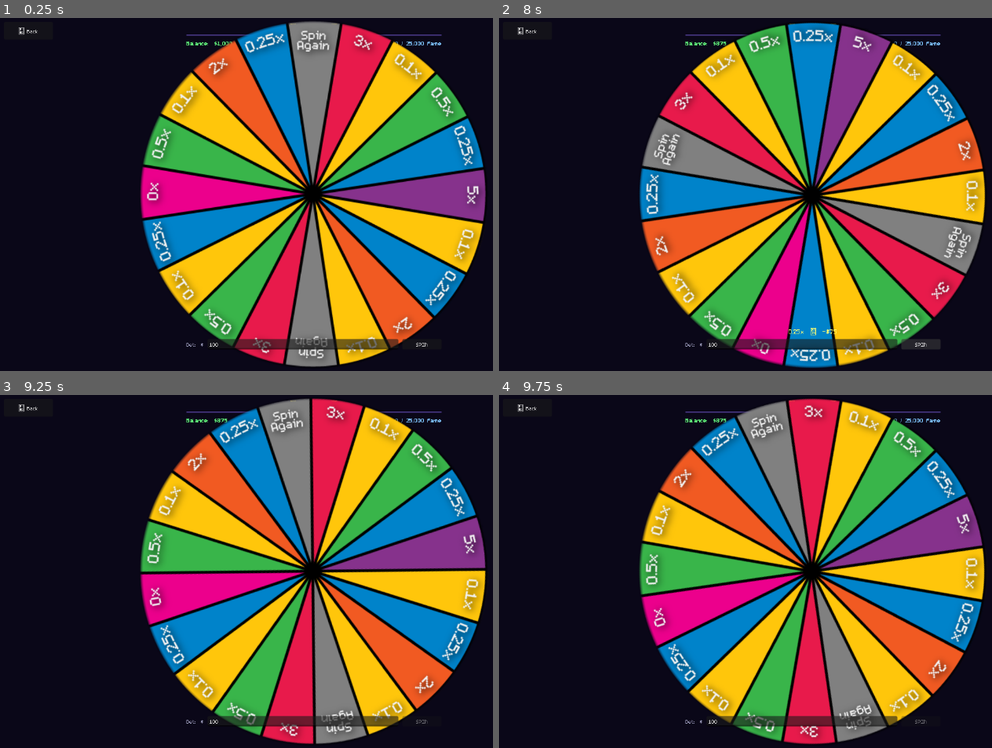
Above: before the commit, frames 1-4 (two rows, left to right).
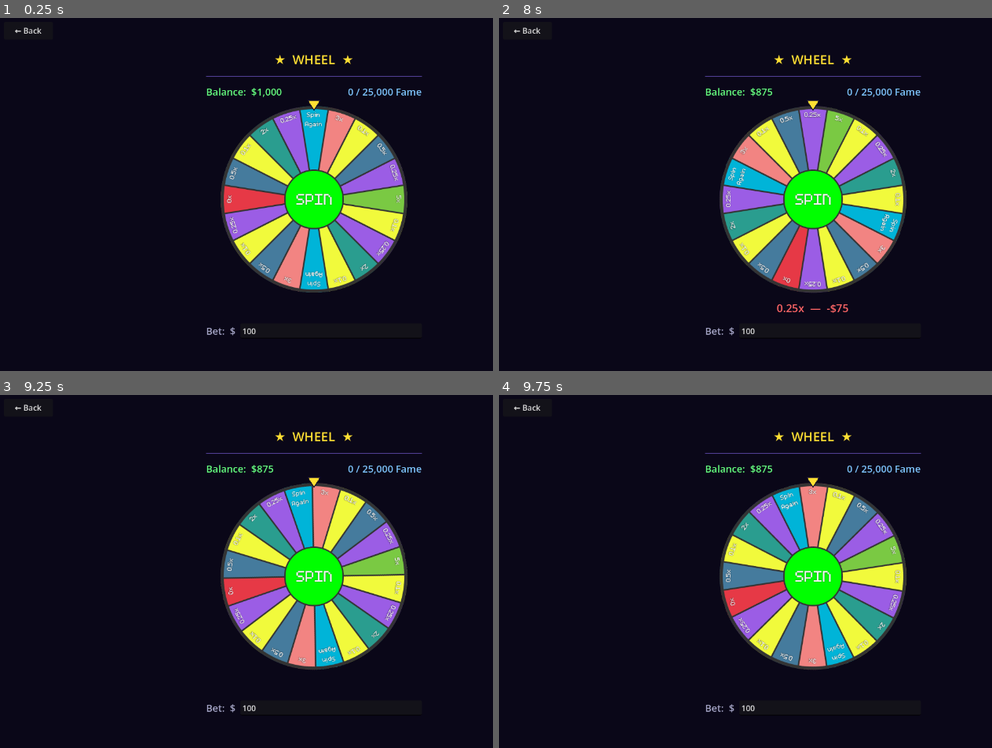
Above: after the commit, the same moments.

Repository: raulg-prog/Bust
Game: Godot game, scene res://scenes/games/wheel/Wheel.tscn
Two runs of this game, one before a commit and one after it. Both use one fixed random seed, a clock stepped at 60 frames per second and the inputs below. This scene is started directly instead of the project's main scene.
Inputs (mouse positions are in pixels of both pictures, inside the frame that each line leads up to; where the layout moved, square brackets give the same spot in the first picture):
- Up to frame 1 (0.25 s): no input
- Up to frame 2 (8 s): click (814, 201) [922, 342] at 0.5 s; click "← Back" at 1.25 s; click (814, 201) [922, 342] at 4.25 s
- Up to frame 3 (9.25 s): click (315, 578) [423, 719] at 8 s
- Up to frame 4 (9.75 s): no input

The runs differ from the first frame. In frame 1, 52% of the frame differs, in the area x 3-99%, y 0-99%; in frame 2, 53%, in the area x 3-99%, y 1-100%; in frame 3, 52%; in frame 4, 52%.

Commit message:
Complete Wheel game rebuild with calibrated spin landing
- Rebuilt Wheel.tscn using HiLo VBoxContainer layout
- New Wheel.png + SpinBtn.png assets replace old procedural wheel
- SpinButton is TextureButton (BaseButton in script), centered via anchor 0.5/0.5
- PivotMarker node for reliable pivot_offset; awaits 2 frames in _ready()
- wheel_overlay.gd draws gold pointer triangle at 12 o'clock (no rotation)
- WheelContainer locked in editor to prevent accidental moves
- randomize() added for proper RNG seeding each run
- SEGMENTS[16-19] corrected (cyclic shift vs PNG — now EV=1.0)
- Landing formula: -win_idx * seg_angle (no +0.5; PNG centres at exact multiples)
- Removed m5x7 font from theme; ASCII icons in HiLo + CoinFlip scenes
- CLAUDE.md updated with full Wheel documentation and session notes

Co-Authored-By: Claude Sonnet 4.6 <noreply@anthropic.com>

Diff:
--- a/default_theme.tres
+++ b/default_theme.tres
@@ -1,15 +1,8 @@
-[gd_resource type="Theme" format=3]
-
-[ext_resource type="FontFile" path="res://Assets/Fonts/m5x7.ttf" id="1_font"]
+[gd_resource type="Theme" format=3 uid="uid://rsfa6vcv8ct"]
 
 [resource]
-default_font = ExtResource("1_font")
 default_font_size = 16
-Button/fonts/font = ExtResource("1_font")
 Button/font_sizes/font_size = 16
-Label/fonts/font = ExtResource("1_font")
 Label/font_sizes/font_size = 16
-LineEdit/fonts/font = ExtResource("1_font")
 LineEdit/font_sizes/font_size = 16
-RichTextLabel/fonts/normal_font = ExtResource("1_font")
 RichTextLabel/font_sizes/normal_font_size = 16
--- a/scenes/games/coinflip/CoinFlip.tscn
+++ b/scenes/games/coinflip/CoinFlip.tscn
@@ -41,7 +41,7 @@
 horizontal_alignment = 1
 theme_override_font_sizes/font_size = 26
 theme_override_colors/font_color = Color(1.0, 0.878, 0.2, 1)
-text = "♣  COIN FLIP  ♦"
+text = "*  COIN FLIP  *"
 
 [node name="TitleDivider" type="PanelContainer" parent="Center/GameArea"]
 layout_mode = 2
@@ -100,7 +100,7 @@
 layout_mode = 2
 size_flags_horizontal = 3
 modulate = Color(1.0, 0.878, 0.2, 1)
-text = "▲  HEADS"
+text = "^  HEADS"
 
 [node name="FlipButton" type="Button" parent="Center/GameArea/SelectionRow"]
 unique_name_in_owner = true
@@ -115,7 +115,7 @@
 layout_mode = 2
 size_flags_horizontal = 3
 modulate = Color(0.5, 0.78, 1.0, 1)
-text = "▼  TAILS"
+text = "v  TAILS"
 
 [node name="CashOutButton" type="Button" parent="Center/GameArea"]
 unique_name_in_owner = true
@@ -162,4 +162,4 @@
 offset_top = 8.0
 offset_right = 108.0
 offset_bottom = 44.0
-text = "← Back"
+text = "< Back"
--- a/scenes/games/hilo/HiLo.tscn
+++ b/scenes/games/hilo/HiLo.tscn
@@ -48,7 +48,7 @@
 horizontal_alignment = 1
 theme_override_font_sizes/font_size = 26
 theme_override_colors/font_color = Color(1.0, 0.878, 0.2, 1)
-text = "♠  HI-LO  ♥"
+text = "*  HI-LO  *"
 
 [node name="TitleDivider" type="PanelContainer" parent="Center/GameArea"]
 layout_mode = 2
@@ -134,7 +134,7 @@
 size_flags_horizontal = 3
 modulate = Color(0.6, 1.0, 0.6, 1)
 disabled = true
-text = "▲  HIGHER OR SAME"
+text = "^  HIGHER OR SAME"
 
 [node name="LowerCol" type="VBoxContainer" parent="Center/GameArea/ActionArea"]
 layout_mode = 2
@@ -155,7 +155,7 @@
 size_flags_horizontal = 3
 modulate = Color(1.0, 0.5, 0.5, 1)
 disabled = true
-text = "▼  LOWER OR SAME"
+text = "v  LOWER OR SAME"
 
 [node name="SkipButton" type="Button" parent="Center/GameArea"]
 unique_name_in_owner = true
@@ -207,4 +207,4 @@
 offset_top = 8.0
 offset_right = 108.0
 offset_bottom = 44.0
-text = "← Back"
+text = "< Back"
--- a/scenes/games/wheel/Wheel.tscn
+++ b/scenes/games/wheel/Wheel.tscn
@@ -1,16 +1,14 @@
 [gd_scene format=3 uid="uid://dgb53iblx6v41"]
 
 [ext_resource type="Script" uid="uid://37x442eh4ach" path="res://scenes/games/wheel/wheel.gd" id="1_wheel"]
-[ext_resource type="Texture2D" uid="uid://bm8tw4hnrdpop" path="res://Assets/Wheel/Asset 2 wheel.png" id="2_wheel_tex"]
-[ext_resource type="Shader" path="res://scenes/games/wheel/wheel_clip.gdshader" id="3_shader"]
-
-[sub_resource type="ShaderMaterial" id="ShaderMaterial_wheel"]
-shader = ExtResource("3_shader")
+[ext_resource type="Texture2D" uid="uid://bib8xnt7qgii3" path="res://Assets/Wheel/Wheel.png" id="2_wheel_tex"]
+[ext_resource type="Texture2D" uid="uid://s8hend84txmy" path="res://Assets/Wheel/SpinBtn.png" id="3_spinbtn_tex"]
+[ext_resource type="Script" path="res://scenes/games/wheel/wheel_overlay.gd" id="4_overlay"]
 
 [sub_resource type="StyleBoxFlat" id="StyleBoxFlat_divider"]
 bg_color = Color(0.31, 0.239, 0.565, 1)
 
-[node name="Wheel" type="Control"]
+[node name="Wheel" type="Control" unique_id=1812124858]
 layout_mode = 3
 anchors_preset = 15
 anchor_right = 1.0
@@ -19,8 +17,8 @@
 grow_vertical = 2
 script = ExtResource("1_wheel")
 
-[node name="Background" type="ColorRect" parent="."]
-layout_mode = 3
+[node name="Background" type="ColorRect" parent="." unique_id=207213290]
+layout_mode = 1
 anchors_preset = 15
 anchor_right = 1.0
 anchor_bottom = 1.0
@@ -28,130 +26,134 @@
 grow_vertical = 2
 color = Color(0.039, 0.027, 0.094, 1)
 
-[node name="TopSection" type="VBoxContainer" parent="."]
-layout_mode = 3
-anchor_left = 0.5
-anchor_top = 0.0
-anchor_right = 0.5
-anchor_bottom = 0.0
-offset_left = -260.0
-offset_top = 8.0
-offset_right = 260.0
-offset_bottom = 80.0
-theme_override_constants/separation = 8
+[node name="Center" type="CenterContainer" parent="." unique_id=781224320]
+layout_mode = 1
+anchors_preset = 15
+anchor_right = 1.0
+anchor_bottom = 1.0
+grow_horizontal = 2
+grow_vertical = 2
 
-[node name="TitleLabel" type="Label" parent="TopSection"]
+[node name="GameArea" type="VBoxContainer" parent="Center" unique_id=1063039535]
+custom_minimum_size = Vector2(440, 0)
 layout_mode = 2
+theme_override_constants/separation = 16
+
+[node name="TitleLabel" type="Label" parent="Center/GameArea" unique_id=486428242]
+layout_mode = 2
+theme_override_colors/font_color = Color(1, 0.878, 0.2, 1)
+theme_override_font_sizes/font_size = 26
+text = "★  WHEEL  ★"
 horizontal_alignment = 1
-theme_override_font_sizes/font_size = 22
-theme_override_colors/font_color = Color(1.0, 0.878, 0.2, 1)
-text = "★  WHEEL  ★"
 
-[node name="TitleDivider" type="PanelContainer" parent="TopSection"]
+[node name="TitleDivider" type="PanelContainer" parent="Center/GameArea" unique_id=596835214]
+custom_minimum_size = Vector2(0, 2)
 layout_mode = 2
-custom_minimum_size = Vector2(0, 2)
 theme_override_styles/panel = SubResource("StyleBoxFlat_divider")
 
-[node name="TopBar" type="HBoxContainer" parent="TopSection"]
+[node name="TopBar" type="HBoxContainer" parent="Center/GameArea" unique_id=208485070]
 layout_mode = 2
 
-[node name="BalanceLabel" type="Label" parent="TopSection/TopBar"]
+[node name="BalanceLabel" type="Label" parent="Center/GameArea/TopBar" unique_id=1959145980]
 unique_name_in_owner = true
 layout_mode = 2
 size_flags_horizontal = 3
-theme_override_font_sizes/font_size = 18
-theme_override_colors/font_color = Color(0.4, 1.0, 0.5, 1)
+theme_override_colors/font_color = Color(0.4, 1, 0.5, 1)
+theme_override_font_sizes/font_size = 20
 text = "Balance:  $1,000"
 
-[node name="FameLabel" type="Label" parent="TopSection/TopBar"]
+[node name="FameLabel" type="Label" parent="Center/GameArea/TopBar" unique_id=1826595186]
 unique_name_in_owner = true
 layout_mode = 2
+theme_override_colors/font_color = Color(0.5, 0.78, 1, 1)
+theme_override_font_sizes/font_size = 20
+text = "0 / 25,000 Fame"
 horizontal_alignment = 2
-theme_override_font_sizes/font_size = 18
-theme_override_colors/font_color = Color(0.5, 0.78, 1.0, 1)
-text = "0 / 25,000 Fame"
 
-[node name="WheelImage" type="TextureRect" parent="."]
+[node name="WheelContainer" type="Control" parent="Center/GameArea" unique_id=990973062]
+custom_minimum_size = Vector2(380, 380)
+layout_mode = 2
+size_flags_horizontal = 4
+metadata/_edit_lock_ = true
+
+[node name="WheelImage" type="TextureRect" parent="Center/GameArea/WheelContainer" unique_id=1822096181]
 unique_name_in_owner = true
-layout_mode = 3
+layout_mode = 1
+anchors_preset = 15
+anchor_right = 1.0
+anchor_bottom = 1.0
+grow_horizontal = 2
+grow_vertical = 2
+texture = ExtResource("2_wheel_tex")
+expand_mode = 1
+stretch_mode = 5
+
+[node name="SpinButton" type="TextureButton" parent="Center/GameArea/WheelContainer" unique_id=1129629488]
+unique_name_in_owner = true
+layout_mode = 1
+anchors_preset = 8
 anchor_left = 0.5
 anchor_top = 0.5
 anchor_right = 0.5
 anchor_bottom = 0.5
-offset_left = -130.0
-offset_top = -130.0
-offset_right = 130.0
-offset_bottom = 130.0
-texture = ExtResource("2_wheel_tex")
-stretch_mode = 5
-material = SubResource("ShaderMaterial_wheel")
+offset_left = -58.0
+offset_top = -58.0
+offset_right = 62.0
+offset_bottom = 62.0
+grow_horizontal = 2
+grow_vertical = 2
+texture_normal = ExtResource("3_spinbtn_tex")
 
-[node name="PivotMarker" type="Control" parent="."]
+[node name="PivotMarker" type="Control" parent="Center/GameArea/WheelContainer" unique_id=97173970]
 unique_name_in_owner = true
-layout_mode = 3
+layout_mode = 1
+anchors_preset = 8
 anchor_left = 0.5
 anchor_top = 0.5
 anchor_right = 0.5
 anchor_bottom = 0.5
-offset_left = -2.0
-offset_top = -2.0
-offset_right = 2.0
-offset_bottom = 2.0
 mouse_filter = 2
 
-[node name="BottomSection" type="VBoxContainer" parent="."]
-layout_mode = 3
-anchor_left = 0.5
-anchor_top = 1.0
-anchor_right = 0.5
+[node name="WheelOverlay" type="Control" parent="Center/GameArea/WheelContainer"]
+layout_mode = 1
+anchors_preset = 15
+anchor_right = 1.0
 anchor_bottom = 1.0
-offset_left = -260.0
-offset_top = -90.0
-offset_right = 260.0
-offset_bottom = -8.0
-theme_override_constants/separation = 8
+grow_horizontal = 2
+grow_vertical = 2
+mouse_filter = 2
+script = ExtResource("4_overlay")
 
-[node name="ResultLabel" type="Label" parent="BottomSection"]
+[node name="ResultLabel" type="Label" parent="Center/GameArea" unique_id=133000885]
 unique_name_in_owner = true
 layout_mode = 2
+theme_override_colors/font_color = Color(1, 1, 0.45, 1)
+theme_override_font_sizes/font_size = 22
 horizontal_alignment = 1
-theme_override_font_sizes/font_size = 20
-theme_override_colors/font_color = Color(1.0, 1.0, 0.45, 1)
-text = ""
 
-[node name="BetRow" type="HBoxContainer" parent="BottomSection"]
+[node name="BetRow" type="HBoxContainer" parent="Center/GameArea" unique_id=211404238]
 layout_mode = 2
-theme_override_constants/separation = 8
+theme_override_constants/separation = 10
 
-[node name="BetLabel" type="Label" parent="BottomSection/BetRow"]
+[node name="BetLabel" type="Label" parent="Center/GameArea/BetRow" unique_id=109558668]
 layout_mode = 2
 theme_override_colors/font_color = Color(0.65, 0.65, 0.78, 1)
+theme_override_font_sizes/font_size = 20
 text = "Bet:  $"
 vertical_alignment = 1
 
-[node name="BetInput" type="LineEdit" parent="BottomSection/BetRow"]
+[node name="BetInput" type="LineEdit" parent="Center/GameArea/BetRow" unique_id=948841585]
 unique_name_in_owner = true
 layout_mode = 2
-custom_minimum_size = Vector2(100, 0)
 size_flags_horizontal = 3
 text = "100"
 placeholder_text = "Amount"
 
-[node name="SpinButton" type="Button" parent="BottomSection/BetRow"]
-unique_name_in_owner = true
-custom_minimum_size = Vector2(80, 0)
-layout_mode = 2
-text = "SPIN"
-
-[node name="BackButton" type="Button" parent="."]
-layout_mode = 3
-anchors_preset = 1
-anchor_left = 0.0
-anchor_top = 0.0
-anchor_right = 0.0
-anchor_bottom = 0.0
+[node name="BackButton" type="Button" parent="." unique_id=1613937980]
+layout_mode = 0
 offset_left = 8.0
 offset_top = 8.0
 offset_right = 108.0
 offset_bottom = 44.0
+grow_horizontal = 0
 text = "← Back"
--- a/scenes/games/wheel/wheel.gd
+++ b/scenes/games/wheel/wheel.gd
@@ -6,6 +6,7 @@
 
 # Segments clockwise from 12 o'clock — must match the wheel image exactly
 # 1.0 = Spin Again (return bet, free re-spin, no Fame change)
+# EV = 1.0: 2(1)+2(3)+1(5)+2(2)+3(0.5)+4(0.25)+5(0.1)+1(0) / 20 = 1.0
 const SEGMENTS: Array[float] = [
 	1.0,   # 0  Spin Again
 	3.0,   # 1  3x
@@ -23,10 +24,10 @@
 	0.5,   # 13 0.5x
 	0.25,  # 14 0.25x
 	0.0,   # 15 0x
-	0.25,  # 16 0.25x
-	0.5,   # 17 0.5x
-	0.1,   # 18 0.1x
-	2.0,   # 19 2x
+	0.5,   # 16 0.5x
+	0.1,   # 17 0.1x
+	2.0,   # 18 2x
+	0.25,  # 19 0.25x
 ]
 
 enum State { IDLE, SPINNING }
@@ -38,83 +39,27 @@
 @onready var fame_label    : Label       = %FameLabel
 @onready var result_label  : Label       = %ResultLabel
 @onready var bet_input     : LineEdit    = %BetInput
-@onready var spin_btn      : Button      = %SpinButton
-@onready var wheel_image   : Control     = %WheelImage
+@onready var spin_btn      : BaseButton  = %SpinButton
+@onready var wheel_image   : TextureRect = %WheelImage
 @onready var pivot_marker  : Control     = %PivotMarker
 
 
 func _ready() -> void:
+	randomize()
 	spin_btn.pressed.connect(_on_spin)
+	# Two frames: nested containers (Center→VBox→Control) need a second pass
+	# before size/position values are finalised.
 	await get_tree().process_frame
-
-	# ── Wheel sizing ─────────────────────────────────────────────────────────
-	# WheelArea lives inside the VBoxContainer (GameArea).
-	# SIZE_SHRINK_CENTER on both axes tells the VBox to give it exactly its
-	# minimum size (260×260) instead of expanding to fill all available space.
-	var wheel_area := wheel_image.get_parent() as Control
-	if wheel_area:
-		wheel_area.custom_minimum_size   = Vector2(260.0, 260.0)
-		wheel_area.size_flags_horizontal = Control.SIZE_SHRINK_CENTER
-		wheel_area.size_flags_vertical   = Control.SIZE_SHRINK_CENTER
-
-	# WheelImage is inside WheelArea (a plain Control, not a Container).
-	# Use PRESET_FULL_RECT so it fills WheelArea exactly — no anchor math needed.
-	wheel_image.set_anchors_and_offsets_preset(Control.PRESET_FULL_RECT)
-
 	await get_tree().process_frame
-
-	wheel_image.pivot_offset = wheel_image.size * 0.5
-	pivot_marker.hide()
-
-	# ── Move legacy TopSection / BottomSection out of the wheel's way ────────
-	# The editor may have an old cached scene where these overlap the wheel.
-	# Pin TopSection to the very top of the screen and BottomSection to the
-	# very bottom so they are always visible regardless of wheel size.
-	_pin_sections()
-
-	if not wheel_image.resized.is_connected(queue_redraw):
-		wheel_image.resized.connect(queue_redraw)
-	queue_redraw()
+	_sync_pivot()
+	wheel_image.resized.connect(_sync_pivot)
 	_update_hud()
 
 
-func _pin_sections() -> void:
-	var top := get_node_or_null("TopSection") as Control
-	var bot := get_node_or_null("BottomSection") as Control
-	if top:
-		top.anchor_left   = 0.5;  top.anchor_right  = 0.5
-		top.anchor_top    = 0.0;  top.anchor_bottom = 0.0
-		top.offset_left   = -260.0; top.offset_right  = 260.0
-		top.offset_top    = 8.0;    top.offset_bottom = 80.0
-	if bot:
-		bot.anchor_left   = 0.5;  bot.anchor_right  = 0.5
-		bot.anchor_top    = 1.0;  bot.anchor_bottom = 1.0
-		bot.offset_left   = -260.0; bot.offset_right  = 260.0
-		bot.offset_top    = -90.0;  bot.offset_bottom = -8.0
-
-
-func _draw() -> void:
-	if not is_instance_valid(wheel_image):
-		return
-	var pos := wheel_image.global_position
-	var sz  := wheel_image.size
-	if sz.x < 1.0:
-		return
-	var cx     := pos.x + sz.x * 0.5
-	var tip_y  := pos.y - 6.0
-	var base_y := pos.y - 30.0
-	var pts    := PackedVector2Array([
-		Vector2(cx,        tip_y),
-		Vector2(cx - 14.0, base_y),
-		Vector2(cx + 14.0, base_y),
-	])
-	draw_colored_polygon(pts, Color(1.0, 0.878, 0.2, 1.0))
-	draw_polyline(PackedVector2Array([
-		Vector2(cx - 14.0, base_y),
-		Vector2(cx,        tip_y),
-		Vector2(cx + 14.0, base_y),
-		Vector2(cx - 14.0, base_y),
-	]), Color(0.0, 0.0, 0.0, 0.6), 1.5)
+func _sync_pivot() -> void:
+	# pivot_marker.position is local to WheelContainer; wheel_image sits at (0,0).
+	# Drag PivotMarker in the editor to fine-tune if the hub isn't centred in the PNG.
+	wheel_image.pivot_offset = pivot_marker.position
 
 
 func _on_spin() -> void:
@@ -140,39 +85,45 @@
 	var win_idx  := randi_range(0, n - 1)
 	var win_mult := SEGMENTS[win_idx]
 
-	# Segment i's centre sits at i*(TAU/n) clockwise from 12 o'clock in the image.
-	# Rotate the wheel CCW by that angle to bring it to the pointer.
+	# Segment i's centre sits at exactly i*(TAU/n) clockwise from 12 o'clock in this PNG.
 	var seg_angle := TAU / float(n)
 	var land_r    := -float(win_idx) * seg_angle
 
+	# Find the equivalent landing angle that is at least SPIN_REV full rotations
+	# counter-clockwise from the current rotation.
 	var cur      := wheel_image.rotation
-	var excess   := fposmod(cur - land_r, TAU)
+	var excess   := fposmod(cur - land_r, TAU)   # overshoot past landing in [0, TAU)
 	var target_r := cur - excess - float(SPIN_REV) * TAU
 
 	var tween := create_tween()
 	tween.set_ease(Tween.EASE_OUT)
 	tween.set_trans(Tween.TRANS_CUBIC)
 	tween.tween_property(wheel_image, "rotation", target_r, 3.5)
-	tween.tween_callback(_on_spin_complete.bind(win_mult))
+	tween.tween_callback(_on_spin_complete.bind(win_idx, win_mult))
 
 
-func _on_spin_complete(mult: float) -> void:
+func _on_spin_complete(_idx: int, mult: float) -> void:
 	if mult == 1.0:
+		result_label.add_theme_color_override("font_color", Color(1.0, 1.0, 0.45, 1))
 		result_label.text = "Spin Again!"
 		await get_tree().create_timer(0.7).timeout
 		result_label.text = ""
 		_do_spin()
 		return
 
+	# delta is positive (profit) or negative (loss)
 	var delta := current_bet * (mult - 1.0)
 	GameState.bankroll += delta
 
 	if mult > 1.0:
 		GameState.add_fame(TOWN_ID, delta)
+		result_label.add_theme_color_override("font_color", Color(0.4, 1.0, 0.5, 1))
 		result_label.text = "+$%s  (%s)" % [_fmt(delta), _mult_str(mult)]
 	elif mult == 0.0:
+		result_label.add_theme_color_override("font_color", Color(1.0, 0.4, 0.4, 1))
 		result_label.text = "No win  —  -$%s" % _fmt(current_bet)
 	else:
+		result_label.add_theme_color_override("font_color", Color(1.0, 0.4, 0.4, 1))
 		result_label.text = "%s  —  -$%s" % [_mult_str(mult), _fmt(-delta)]
 
 	state             = State.IDLE
--- /dev/null
+++ b/scenes/games/wheel/wheel_overlay.gd
@@ -0,0 +1,24 @@
+extends Control
+
+func _draw() -> void:
+	var cx := size.x * 0.5
+	# Downward-pointing gold triangle at 12 o'clock — marks the landing position.
+	draw_colored_polygon(
+		PackedVector2Array([
+			Vector2(cx - 13.0, -12.0),
+			Vector2(cx + 13.0, -12.0),
+			Vector2(cx,          8.0),
+		]),
+		Color(1.0, 0.878, 0.2, 1.0)
+	)
+	# Thin dark outline so the pointer is visible over light segments.
+	draw_polyline(
+		PackedVector2Array([
+			Vector2(cx - 13.0, -12.0),
+			Vector2(cx + 13.0, -12.0),
+			Vector2(cx,          8.0),
+			Vector2(cx - 13.0, -12.0),
+		]),
+		Color(0.06, 0.04, 0.16, 1.0),
+		1.5
+	)
Binary file removed: Assets/Wheel/Asset 1 wheel.png
Binary file removed: Assets/Wheel/Asset 2 wheel.png
Binary file added: Assets/Wheel/SpinBtn.png
Not shown, changed: Assets/Wheel/SpinBtn.png.import
Binary file added: Assets/Wheel/Wheel.png
Not shown, changed: Assets/Wheel/Wheel.png.import
Not shown, added: scenes/games/wheel/wheel_overlay.gd.uid
Not shown, changed: CLAUDE.md
